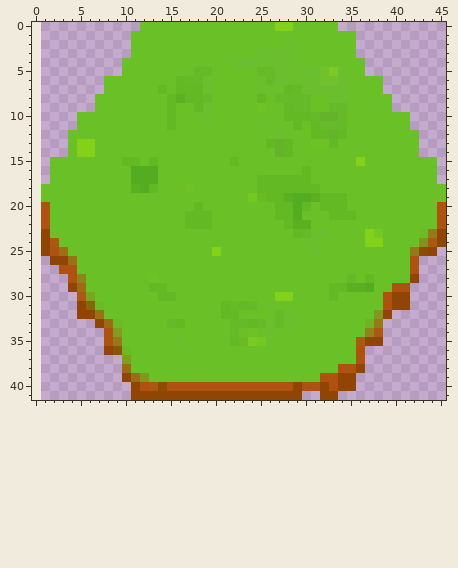
File history of a pixel-art sprite, img/hex_grass01.png. Above: the version before the commit.
The file is 45x42 pixels. Colours within 5 levels of each other are drawn and written as one. The old version is drawn lined up with the new one, on the new canvas.
After the commit:
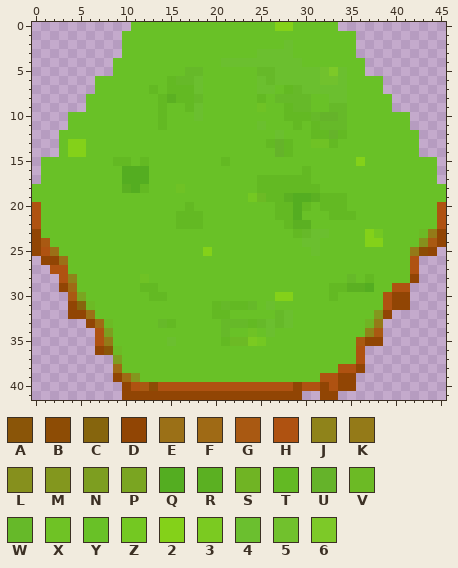
Palette (. is transparent): A #8a5508  B #8d4c05  C #86650d  D #914504  E #9b7017  F #9f6a15  G #a95912  H #af5211  J #8f831a  K #947a18  L #86901d  M #83971e  N #7d9e20  P #7aa521  Q #54ad21  R #5bb022  S #70b424  T #63b923  U #65b32a  V #6cba25  W #66b929  X #6fc225  Y #69c127  Z #74c822  2 #84d119  3 #7bca21  4 #6bbf2f  5 #71c12d  6 #7dc928
The edit:
canvas 45x42 -> 46x42, the old top-left corner now at 1,0
@@ x 0..24 @@
- 0 ............YYYYYYYYYYYYY
- 1 ...........YYYYYYYYYYYYYY
- 2 ...........YYYYYYYYYYYYYY
- 3 ...........YYYYYYYYYYYYYY
- 4 ..........YYYYYYYYYYYY444
- 5 ..........YYYYYYYYWWYYYYY
- 6 ........YYYYYYYYTWW4YYYYY
- 7 ........YYYYYYTYTTT4YYYYY
- 8 .......YYYYYYYYTRTTWYYYYY
- 9 .......YYYYYYYYTYYT4YYYYY
-10 .....YYYYYYYYYYTYYY4YYYYY
-11 .....YYYYYYYYYYTYYYYYYYYY
-12 ....YYYYYYYYYYYYYYYYYYYYY
-13 ....Y22YYYYYYYYYYYYYYYYYY
-14 ....Y22YYYYYYYYYYYYYYYYYY
-15 ..YYYYYYYYTTYTYYYYYYYYTYY
-16 ..YYYYYYYYYQQQYYYYYYYYYYY
-17 ..YYYYYYYYYQQQYYYYYYYYYYY
-18 .YYYYYYYYYYRQTYYYXYYYYYYY
-19 .YYYYYYYYYYYYYYYYYYYYYYYZ
-20 .HYYYYYYYYYYYYYYYYTYYYYYY
-21 .HYYYYYYYYYYYYYYYTTTYYYYY
-22 .HYYYYYYYYYYYYYYYTTTYYYYY
-23 .DYYYYYYYYYYYYYYYYYYYYYYY
-24 .DGYYYYYYYYYYYYYYYYYYYYYY
-25 .DHEYYYYYYYYYYYYYYYY2YYYY
-26 ..DDEYYYYYYYYYYYYYYYYYYYY
-27 ...HHYYYYYYYYYYYYYYYYYYYY
-28 ....HJYYYYYYYXYYYYYYYYYYY
-29 ....DFYYYYYYYTTYYYYYYYYYY
-30 .....GPYYYYYYYTTYYYYYYYYY
-31 .....DCVYYYYYYYYYYYYYTWTW
-32 .....DDEYYYYYYYYYYYYYTTYY
-33 .......DFVYYYYYWTYYYYYWWT
-34 ........HNYYYYYYYYYYYYWYX
-35 ........HKYYYYYY4YYYYYTV3
-36 ........DAVYYYYYYYYYYYYYY
-37 ..........NYYYYYYYYYYYYYY
-38 ..........FYYYYYYYYYYYYYY
-39 ..........DFMYYYYYYYYYYYY
-40 ...........DHGBHHHHHHHHHH
-41 ...........DDDDDDDDDDDDDD
+ 0 ...........YYYYYYYYYYYYYY
+ 1 ..........YYYYYYYYYYYYYYY
+ 2 ..........YYYYYYYYYYYYYYY
+ 3 ..........YYYYYYYYYYYYYYY
+ 4 .........YYYYYYYYYYYY4444
+ 5 .........YYYYYYYYWWYYYYYY
+ 6 .......YYYYYYYYTWW4YYYYYY
+ 7 .......YYYYYYTYTTT4YYYYYY
+ 8 ......YYYYYYYYTRTTWYYYYYY
+ 9 ......YYYYYYYYTYYT4YYYYYY
+10 ....YYYYYYYYYYTYYY4YYYYYY
+11 ....YYYYYYYYYYTYYYYYYYYYY
+12 ...YYYYYYYYYYYYYYYYYYYYYY
+13 ...Y22YYYYYYYYYYYYYYYYYYY
+14 ...Y22YYYYYYYYYYYYYYYYYYY
+15 .YYYYYYYYTTYTYYYYYYYYTYYY
+16 .YYYYYYYYYQQQYYYYYYYYYYYY
+17 .YYYYYYYYYQQQYYYYYYYYYYYY
+18 YYYYYYYYYYRQTYYYXYYYYYYYY
+19 YYYYYYYYYYYYYYYYYYYYYYYYZ
+20 HYYYYYYYYYYYYYYYYTYYYYYYY
+21 HYYYYYYYYYYYYYYYTTTYYYYYY
+22 HYYYYYYYYYYYYYYYTTTYYYYYY
+23 DYYYYYYYYYYYYYYYYYYYYYYYY
+24 DGYYYYYYYYYYYYYYYYYYYYYYY
+25 DHEYYYYYYYYYYYYYYYY2YYYYY
+26 .DDEYYYYYYYYYYYYYYYYYYYYY
+27 ..HHYYYYYYYYYYYYYYYYYYYYY
+28 ...HJYYYYYYYXYYYYYYYYYYYY
+29 ...DFYYYYYYYTTYYYYYYYYYYY
+30 ....GPYYYYYYYTTYYYYYYYYYY
+31 ....DCVYYYYYYYYYYYYYTWTTW
+32 ....DDEYYYYYYYYYYYYYTTYYY
+33 ......DFVYYYYYWTYYYYYWWWT
+34 .......HNYYYYYYYYYYYYWYYX
+35 .......HKYYYYYY4YYYYYTVV3
+36 .......DAVYYYYYYYYYYYYYYY
+37 .........NYYYYYYYYYYYYYYY
+38 .........FYYYYYYYYYYYYYYY
+39 .........DFMYYYYYYYYYYYYY
+40 ..........DHGBHHHHHHHHHHH
+41 ..........DDDDDDDDDDDDDDD
Changed places in both pictures, as pixel boxes (x1, y1, x2, y2):
changed: (32, 22, 239, 400)
